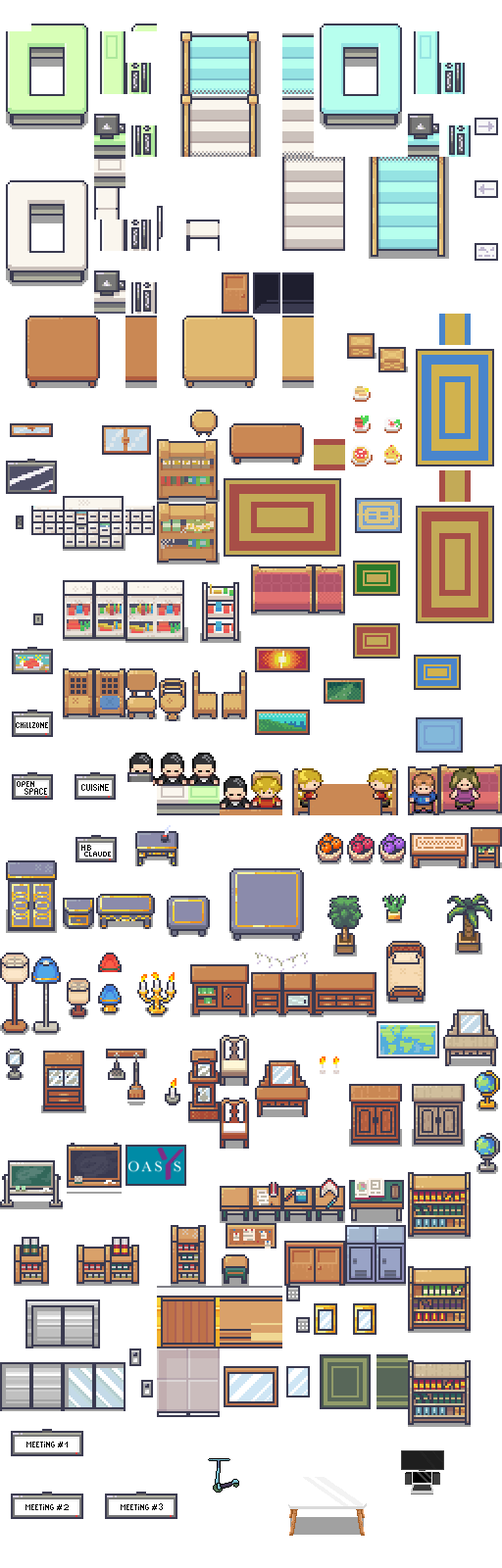
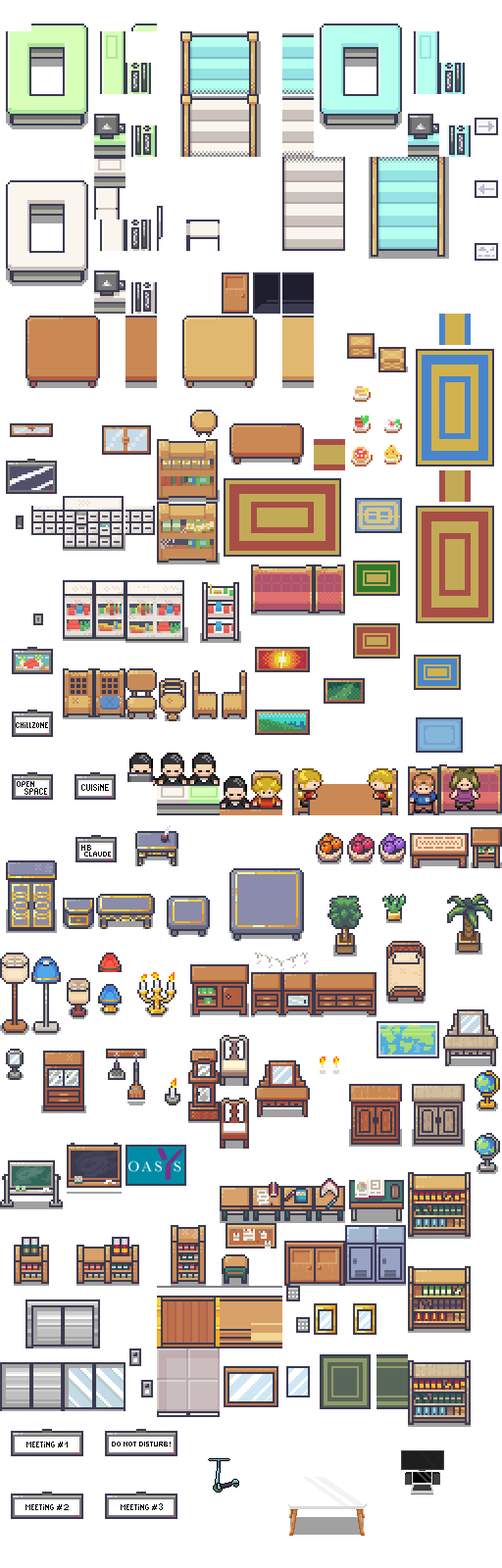
Layer changes from the first 502 x 1568 image to the second:
added layer "DO NOT DISTURB" above "HP CLAUDE" over 111, 1441, 171, 1447
painted on "Calque 0" over 104, 1428, 179, 1457
